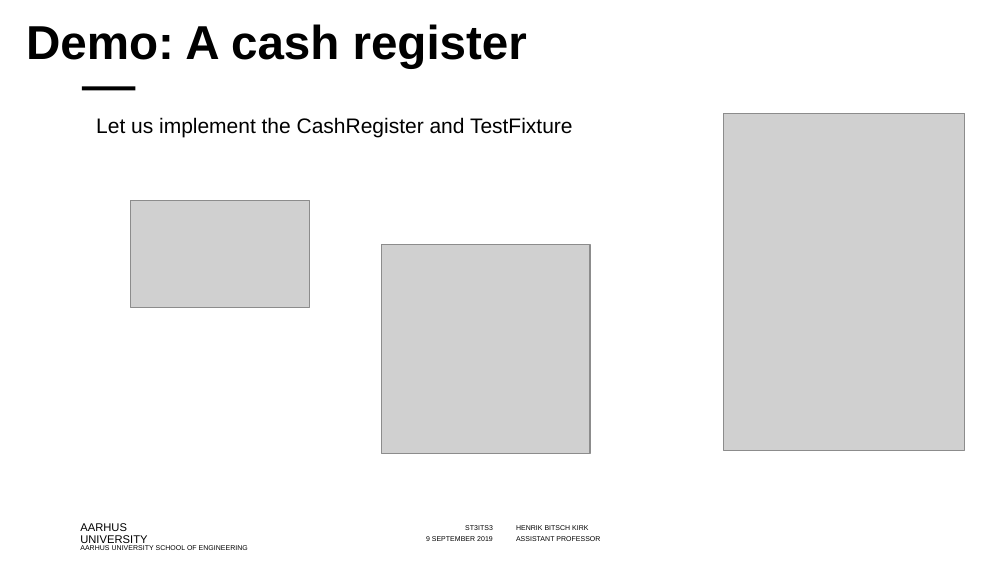
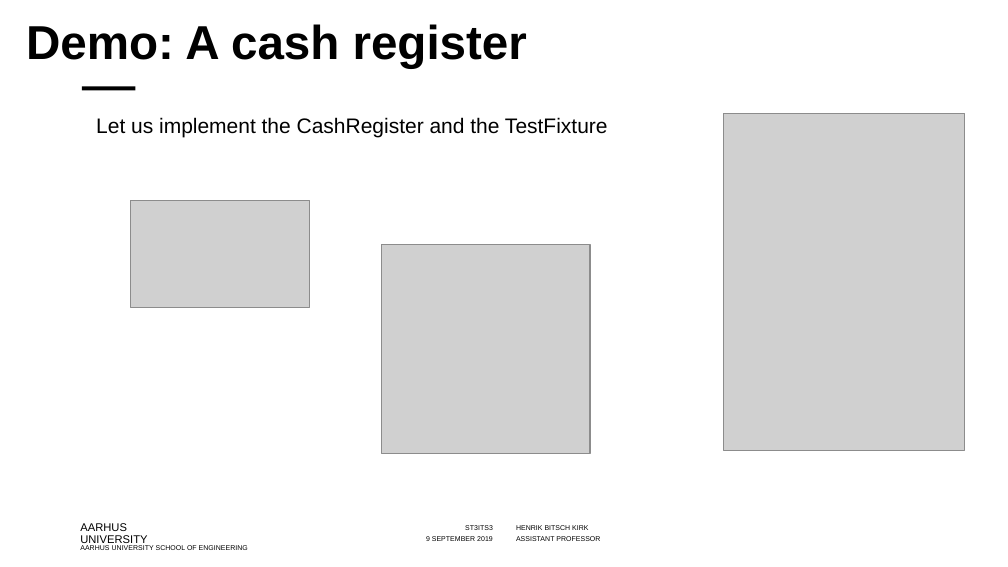
Before and after one commit to codesmurf/st3its3_teaching, a slide deck: slide 19 of 09 Unit Tests/Introduction to Unit Tests.pptx (slide 28 before the commit). Drawn at 1008x567 pixels with LibreOffice and Linux fonts; fonts in the diff are those of the drawing; grey boxes stand for pictures; background and template pictures are left out. Boxes give left, top, right and bottom in pixels: in the first picture for what was removed or moved away, otherwise in the second. Text is boxed around its words. In the diff, an @@ line names an element or a change of style, - is before the commit and + after.

```diff
--- a/09 Unit Tests/Introduction to Unit Tests.pptx
+++ b/09 Unit Tests/Introduction to Unit Tests.pptx
@@ text at <box>96,117,608,137</box>: text changed @@
-Let us implement the CashRegister and TestFixture
+Let us implement the CashRegister and the TestFixture
```
Also in this commit, not shown: 9 other slides changed, 1 slide added, 10 slides removed.
